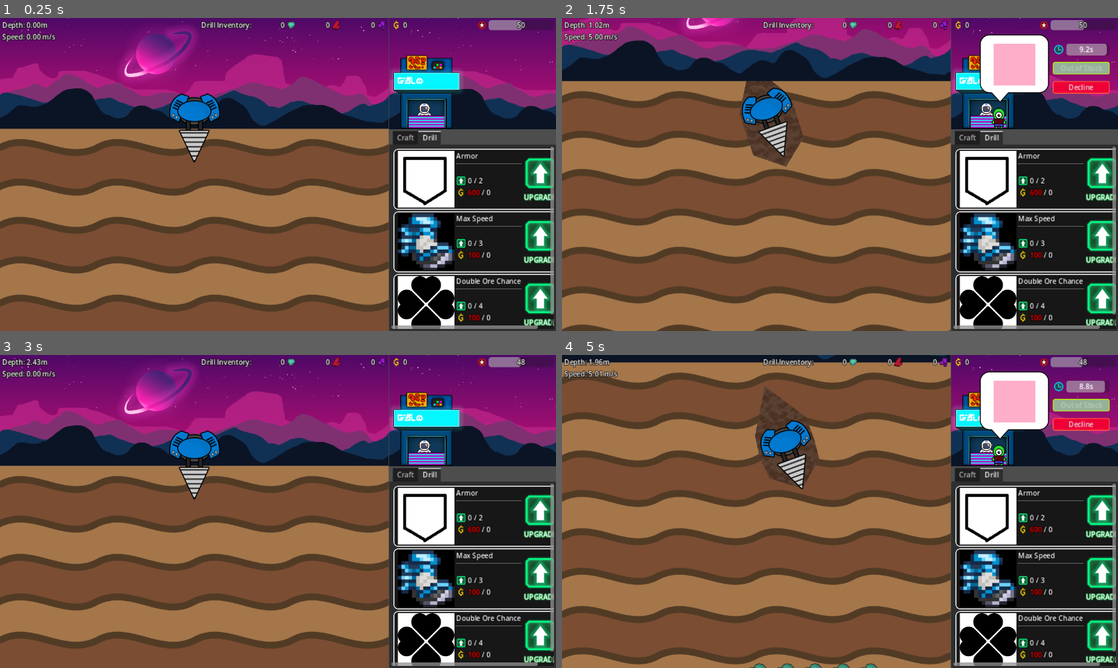
Above: before the commit, frames 1-4 (two rows, left to right).
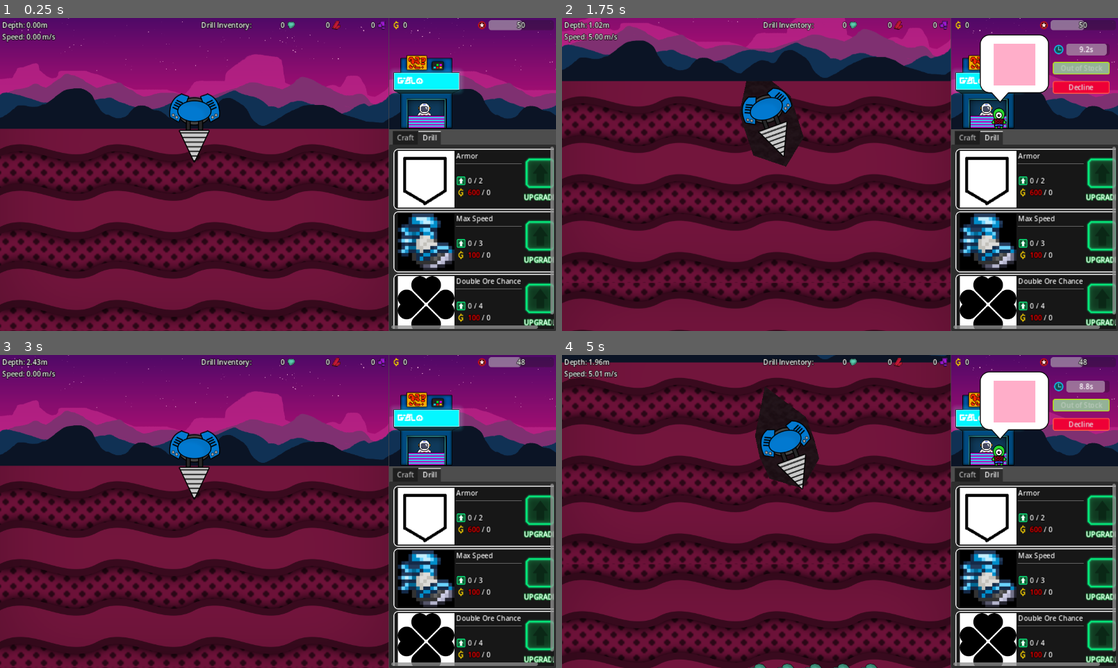
Above: after the commit, the same moments.

Repository: aNotSoCleverName/mechanicore
Game: Godot game, scene res://Main.tscn
The game is run twice, just before and just after one commit, with the same random seed, the same clock (stepped at 60 frames per second) and the same inputs.
Inputs:
- Up to frame 1 (0.25 s): no input
- Up to frame 2 (1.75 s): tap Enter (ui_accept) at 0.5, 0.77, 1.52 s; hold Right (ui_right) 0.53-1.28 s; tap R at 0.6, 1.35 s; hold Down (ui_down) from 1.28 s (still down)
- Up to frame 3 (3 s): release Down (ui_down) at 2.03 s; hold Right (ui_right) 2.03-2.75 s; tap R at 2.1 s; click "Decline" at 2.75 s
- Up to frame 4 (5 s): tap Enter (ui_accept) at 3.5, 3.77, 4.52 s; hold Up (ui_up) 3.53-4.28 s; tap R at 3.6, 4.35 s; hold Left (ui_left) from 4.28 s (still down)

The runs differ from the first frame. In frame 1, 47% of the frame differs, in the area x 0-99%, y 2-100%; in frame 2, 56%; in frame 3, 47%; in frame 4, 68%.

Commit message:
Updated UI and Parallax

Diff:
--- a/Base/Menu/Upgrade/Upgrade Node/Upgrade Node.tscn
+++ b/Base/Menu/Upgrade/Upgrade Node/Upgrade Node.tscn
@@ -6,7 +6,8 @@
 [ext_resource type="LabelSettings" uid="uid://ij0ls7r7u6aq" path="res://Simple Label.tres" id="4_mto0m"]
 [ext_resource type="Texture2D" uid="uid://dwn1v2brn8bhp" path="res://Base/Menu/Upgrade/Upgrade Node/Upgrade.png" id="5_be4bu"]
 [ext_resource type="Texture2D" uid="uid://bptr6byvokmow" path="res://Base/Money.png" id="6_ivqgv"]
-[ext_resource type="LabelSettings" uid="uid://c6li64bqsr42t" path="res://Base/Menu/Label Style - Neon.tres" id="7_bp36w"]
+[ext_resource type="Texture2D" uid="uid://cqcllh63ibpyt" path="res://Base/Menu/Upgrade/Upgrade Node/Upgrade Disabled.png" id="7_7lpis"]
+[ext_resource type="LabelSettings" path="res://Base/Menu/Label Style - Neon.tres" id="7_bp36w"]
 
 [sub_resource type="StyleBoxEmpty" id="StyleBoxEmpty_mehxf"]
 
@@ -112,6 +113,7 @@
 mouse_default_cursor_shape = 8
 disabled = true
 texture_normal = ExtResource("5_be4bu")
+texture_disabled = ExtResource("7_7lpis")
 
 [node name="Label" type="Label" parent="MarginContainer/HBoxContainer/Upgrade"]
 layout_mode = 2
--- a/Endless Run/Background/Parallax Background.tscn
+++ b/Endless Run/Background/Parallax Background.tscn
@@ -28,7 +28,7 @@
 centered = false
 
 [node name="Light" type="Sprite2D" parent="Dirt"]
-self_modulate = Color(0.643137, 0.462745, 0.290196, 1)
+self_modulate = Color(0.522925, 0.0946856, 0.274998, 1)
 texture = ExtResource("2_y7bbx")
 centered = false
 
Binary file added: Base/Menu/Upgrade/Upgrade Node/Upgrade Disabled.png
Not shown, added: Base/Menu/Upgrade/Upgrade Node/Upgrade Disabled.png.import
Not shown: 1 places in Base/Menu/Upgrade/Upgrade Node/Upgrade Node.tscn that only renumber resources
Binary file changed: Base/Shop/Shop.png
Binary file changed: Endless Run/Background/Dirt Dark.png
Binary file changed: Endless Run/Background/Dirt Light.png
Binary file changed: Endless Run/Background/Sky.png
Binary file changed: Endless Run/Background/Trails.png
